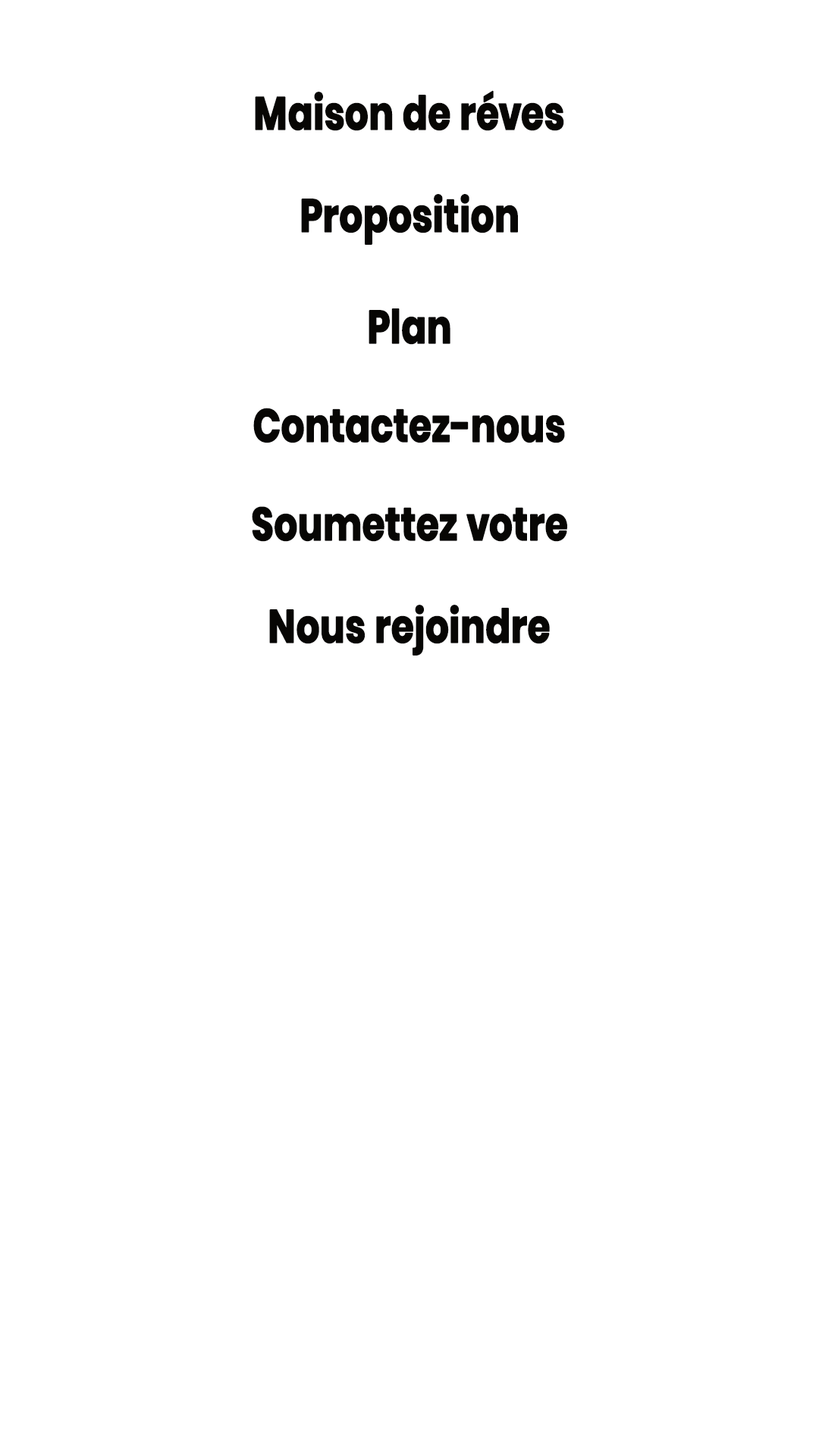
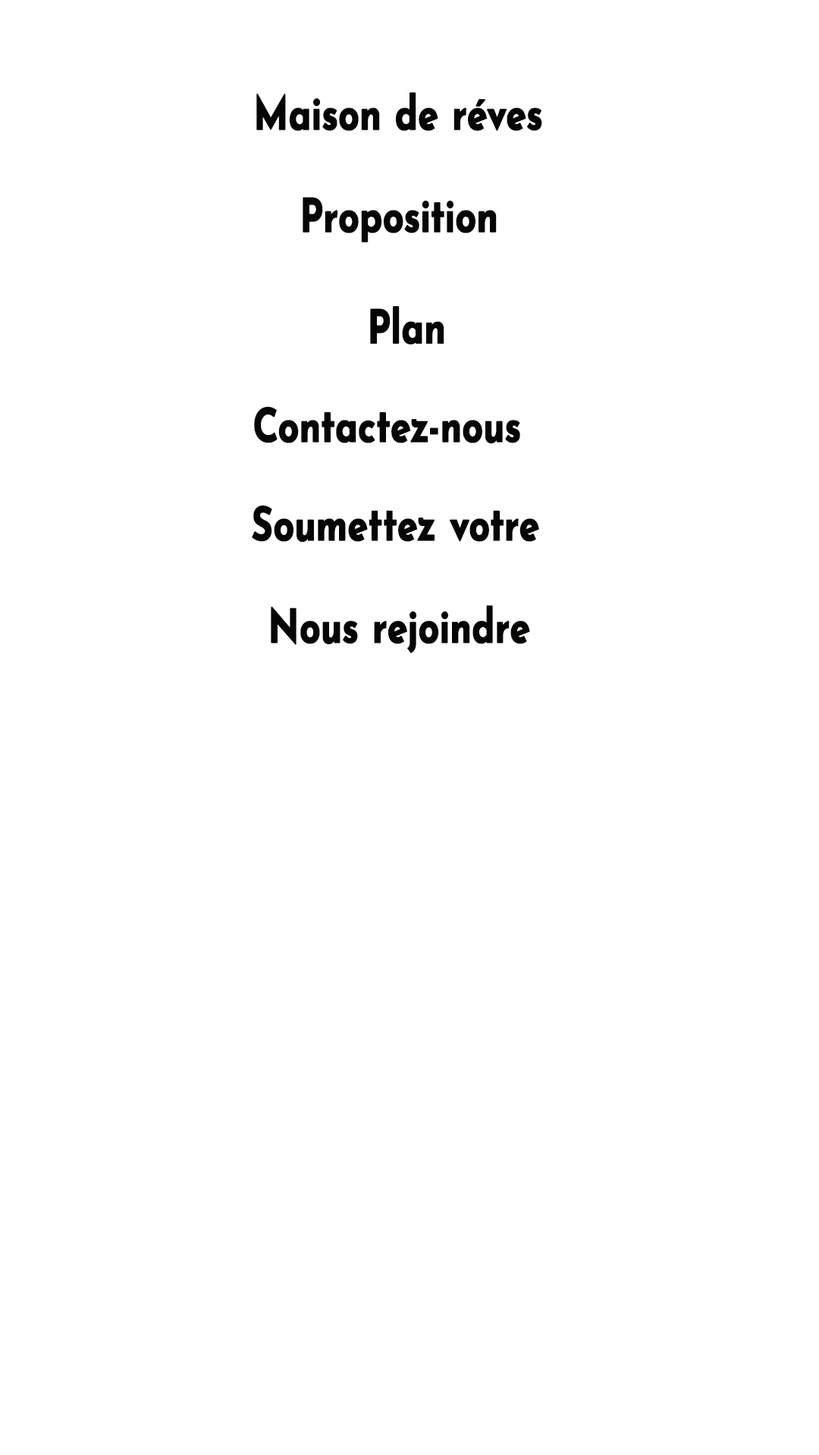
Layer changes from the first 819 × 1455 image to the second:
painted on "Nous rejoindre" over [269, 604, 550, 656]
painted on "Soumettez votre" over [251, 505, 567, 543]
painted on "Contactez-nous" over [253, 406, 565, 445]
painted on "Plan" over [368, 306, 451, 345]
painted on "Proposition" over [300, 194, 518, 245]
painted on "Maison de réves" over [254, 90, 564, 132]
